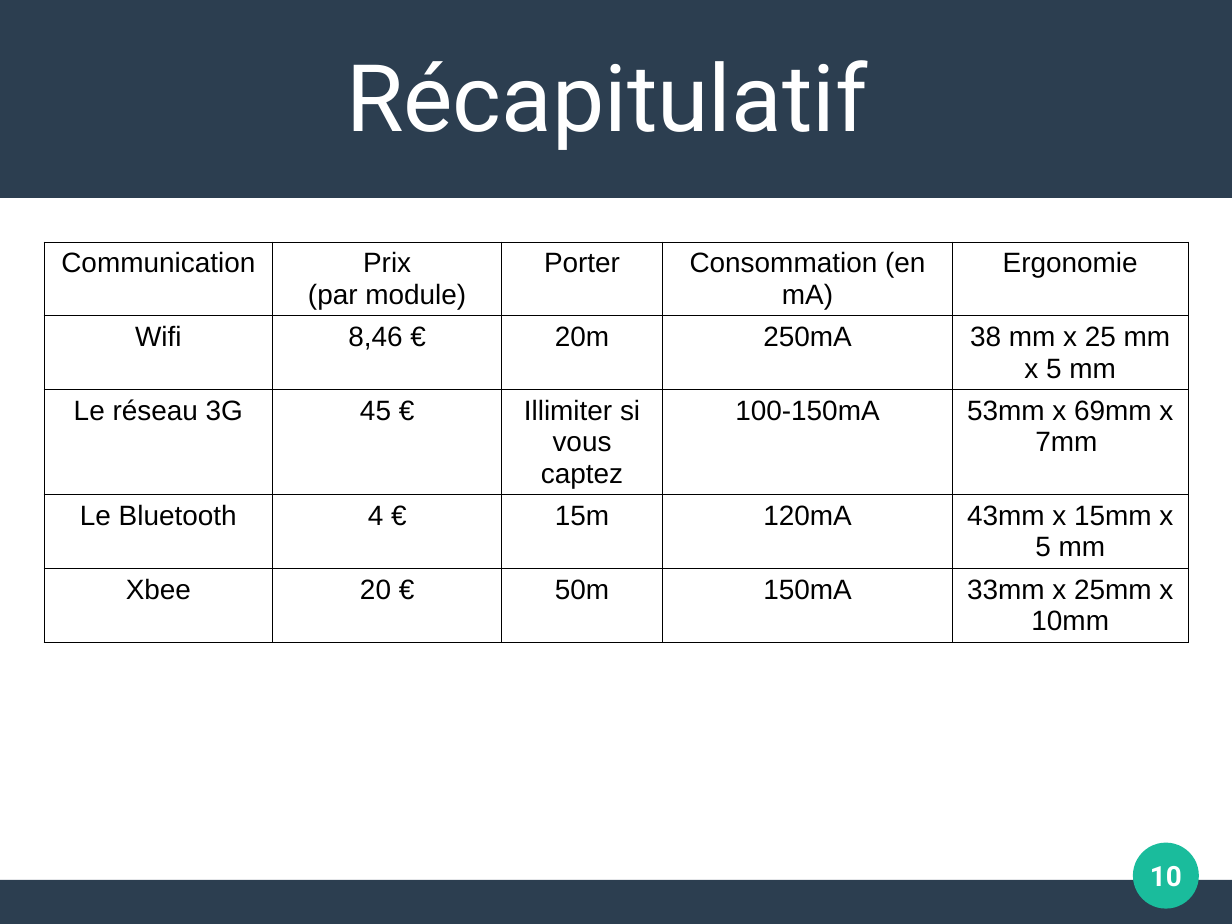
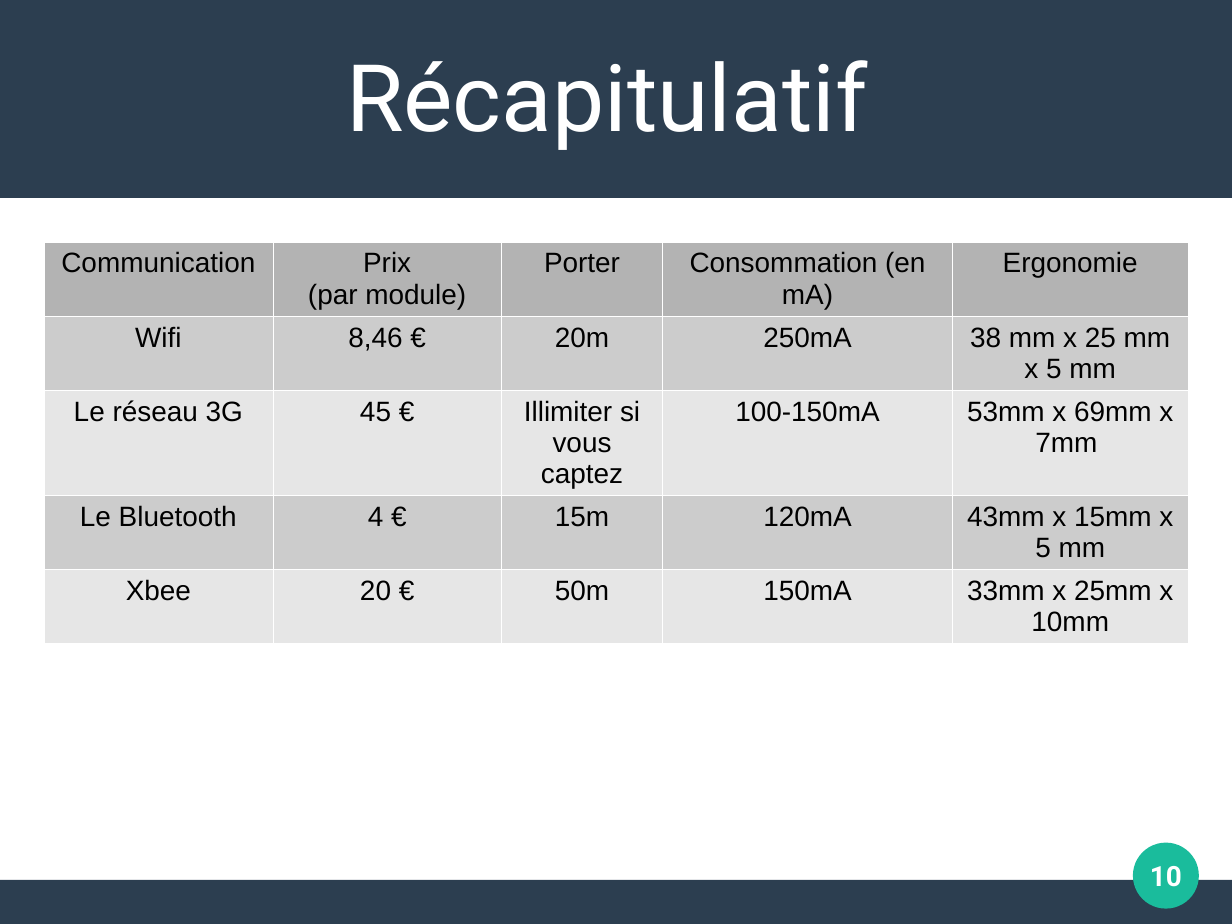
Before and after one commit to albanninou/ProjetBTS, a slide deck: slide 10 of Presentation premiere revue de projet.odp. Drawn at 1232x924 pixels with LibreOffice and Linux fonts; fonts in the diff are those of the drawing. Boxes give left, top, right and bottom in pixels: in the first picture for what was removed or moved away, otherwise in the second. Text is boxed around its words. In the diff, an @@ line names an element or a change of style, - is before the commit and + after.

```diff
--- a/Presentation premiere revue de projet.odp
+++ b/Presentation premiere revue de projet.odp
@@ table at bbox=[44, 243, 1188, 644] @@
@@ fill none to #B3B3B3 in row 1 @@
@@ fill none to #CCCCCC in 10 cells @@
@@ fill none to #E6E6E6 in 10 cells @@
@@ borders changed @@
```
Also in this commit, not shown: 8 other files.
